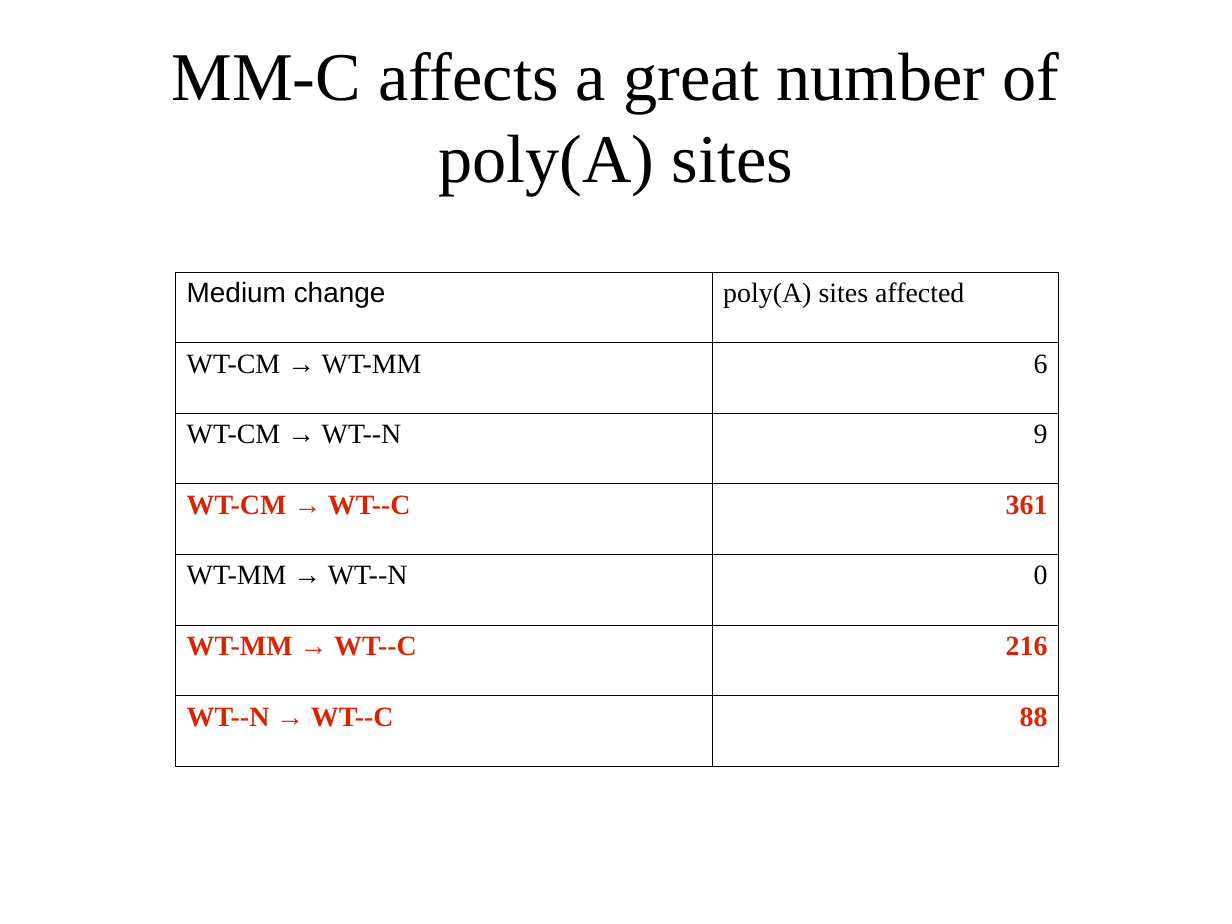
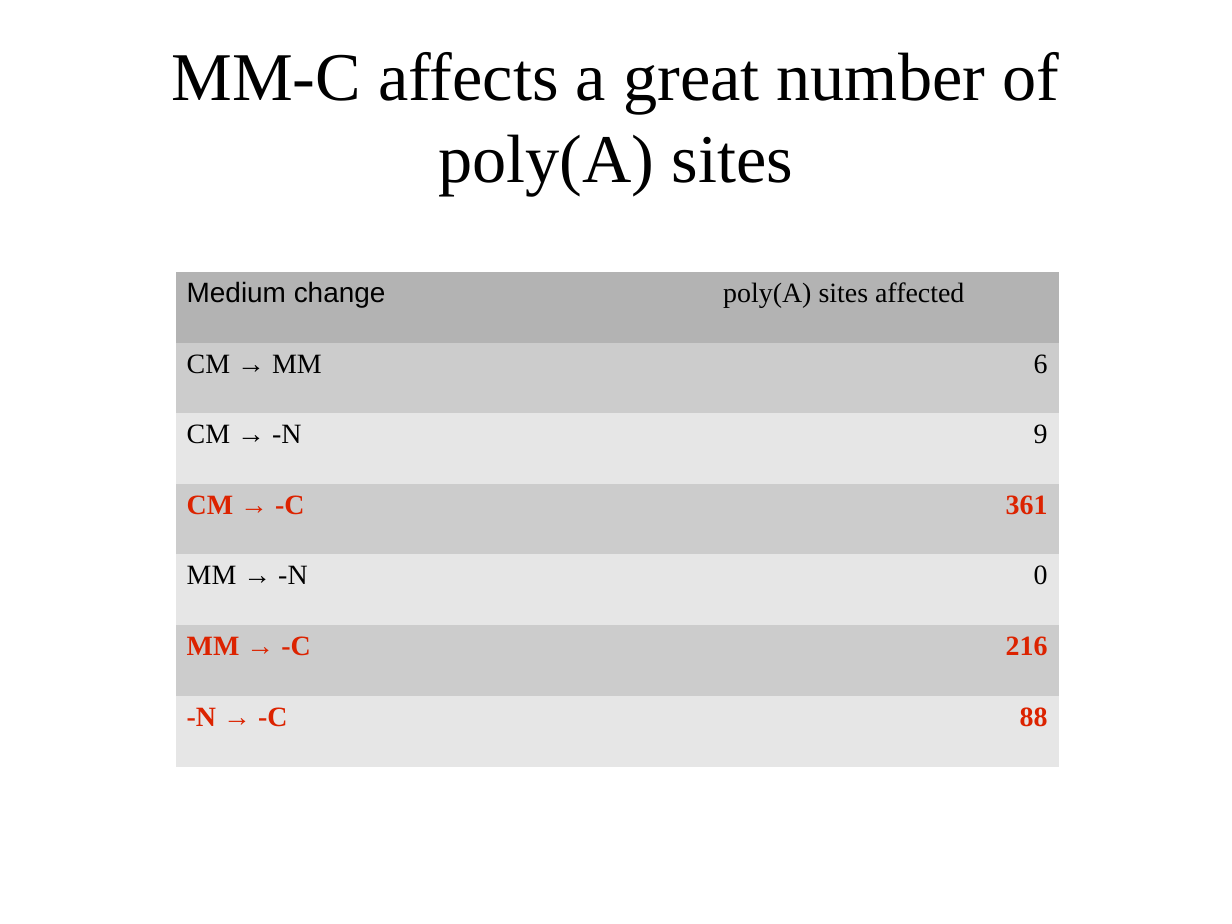
Before and after one commit to wilkinsonlab/m-oryzae-polya, a slide deck: slide 27 of doc/oryzae_presentation.odp (slide 26 before the commit). Drawn at 1232x924 pixels with LibreOffice and Linux fonts; fonts in the diff are those of the drawing. Boxes give left, top, right and bottom in pixels: in the first picture for what was removed or moved away, otherwise in the second. Text is boxed around its words. In the diff, an @@ line names an element or a change of style, - is before the commit and + after.

```diff
--- a/doc/oryzae_presentation.odp
+++ b/doc/oryzae_presentation.odp
@@ table at (x1=176, y1=272, x2=1059, y2=767) @@
-row 2, column 1: WT-CM → WT-MM
+row 2, column 1: CM → MM
-row 3, column 1: WT-CM → WT--N
+row 3, column 1: CM → -N
-row 4, column 1: WT-CM → WT--C
+row 4, column 1: CM → -C
-row 5, column 1: WT-MM → WT--N
+row 5, column 1: MM → -N
-row 6, column 1: WT-MM → WT--C
+row 6, column 1: MM → -C
-row 7, column 1: WT--N → WT--C
+row 7, column 1: -N → -C
@@ fill none to #B3B3B3 in row 1 @@
@@ fill none to #CCCCCC in 6 cells @@
@@ fill none to #E6E6E6 in 6 cells @@
@@ borders changed @@
```
Also in this commit, not shown: 5 other slides changed, 1 slide added, 22 other files.
